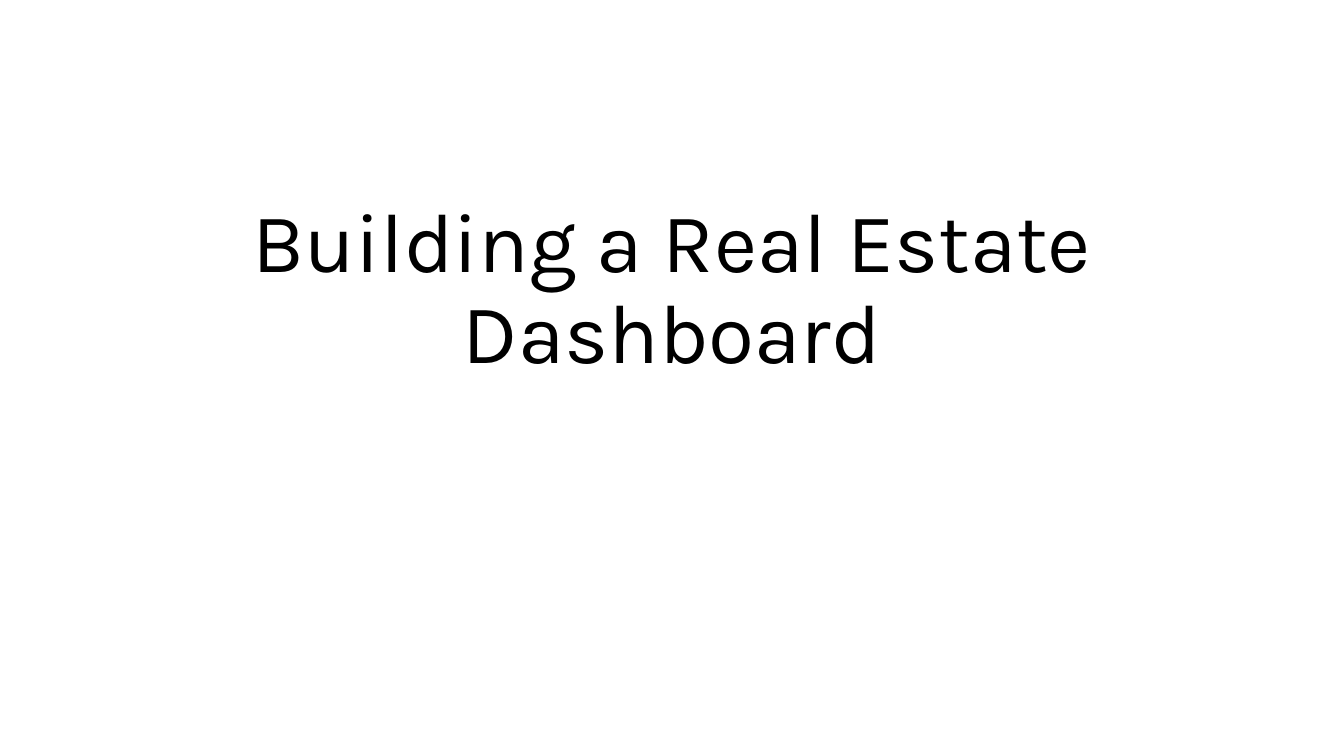
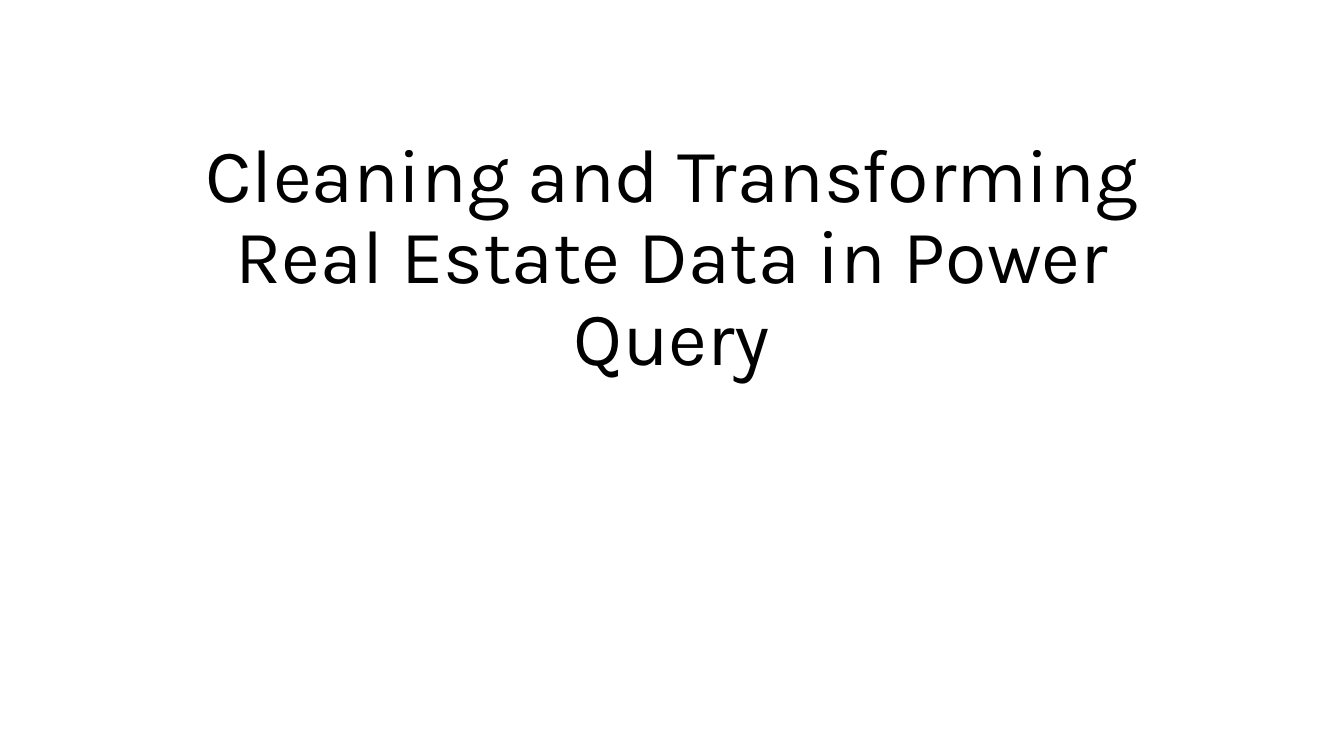
Before and after one commit to stringfestdata/bayfield-2026-webinar-1, a slide deck: slide 1 of bayfield-webinar-1-slides.pptx. Drawn at 1344x756 pixels with LibreOffice and Linux fonts; fonts in the diff are those of the drawing. Boxes give left, top, right and bottom in pixels: in the first picture for what was removed or moved away, otherwise in the second. Text is boxed around its words. In the diff, an @@ line names an element or a change of style, - is before the commit and + after.

```diff
--- a/bayfield-webinar-1-slides.pptx
+++ b/bayfield-webinar-1-slides.pptx
@@ title at (206,150,1137,384): text changed; size 60 to 54 pt @@
-Building a Real Estate Dashboard
+Cleaning and Transforming Real Estate Data in Power Query
```
Also in this commit, not shown: 3 other slides changed, 3 slides added, 6 slides removed, 2 other files.
